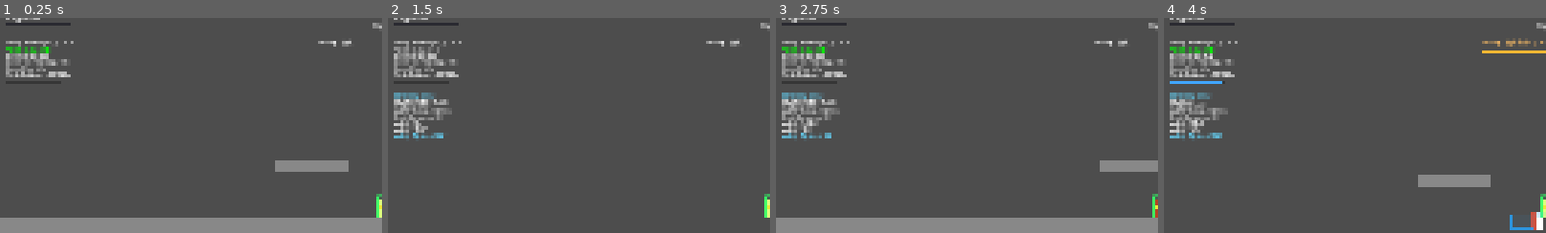
Above: before the commit, frames 1-4 (left to right).
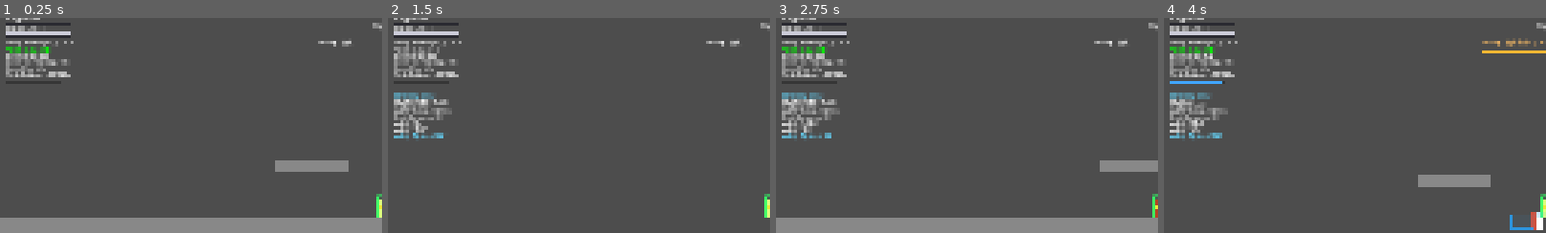
Above: after the commit, the same moments.

Repository: Guo3020/CombatLab
Game: Godot game, scene res://02_scenes/01_arena/main.tscn
The game is run twice, just before and just after one commit, with the same random seed, the same clock (stepped at 60 frames per second) and the same inputs.
Inputs (mouse positions are % of the whole screen's width and height, from its top left):
- Up to frame 1 (0.25 s): no input
- Up to frame 2 (1.5 s): tap Enter at 0.5 s; move the mouse to (72, 45) at 0.52 s; hold D (move_right) 0.53-1.25 s; hold Right mouse button (dodge) 0.53-1.25 s; click (72, 45) at 0.67 s; tap Up (jump) at 0.77 s; drag from (30, 55) to (73, 50) at 1.27 s
- Up to frame 3 (2.75 s): move the mouse to (60, 28) at 2.02 s; hold A (move_left) from 2.03 s (still down); tap Delete at 2.1 s
- Up to frame 4 (4 s): release A (move_left) at 2.75 s; drag from (45, 70) to (20, 35) at 2.77 s; move the mouse to (80, 65) at 3.52 s; hold D (move_right) from 3.53 s (still down); hold Right mouse button (dodge) from 3.53 s (still down); tap Up (jump) at 3.77 s
The pictures show only the part of the screen within x 0-50%, y 6-56%; the shares and areas given below are measured in that part.

The runs differ from the first frame. In frame 1, 0.7% of the frame differs, in the area x 1-19%, y 3-10%; in frame 2, 0.7%; in frame 3, 0.7%; in frame 4, 0.7%.

Commit message:
Add Decibel resource display to combat debug overlay

Diff:
--- a/03_scripts/04_debug/combat_debug_overlay.gd
+++ b/03_scripts/04_debug/combat_debug_overlay.gd
@@ -142,6 +142,7 @@
 	_draw_enemy_death_movement_info()
 	_draw_pending_combo_info()
 	_draw_energy()
+	_draw_decibel()
 	_draw_movement_info()
 	_draw_enemy_ai_info()
 	_draw_dash_charges()
@@ -1214,6 +1215,70 @@
 
 
 # ==================================================
+# 喧响值调试显示
+# ==================================================
+
+func _draw_decibel() -> void:
+	if not show_energy or player == null:
+		return
+
+	var current_decibel: float = float(
+		player.get("debug_decibel_current")
+	)
+
+	var max_decibel: float = float(
+		player.get("debug_decibel_max")
+	)
+
+	if max_decibel <= 0.0:
+		return
+
+	var decibel_ratio := clampf(
+		current_decibel / max_decibel,
+		0.0,
+		1.0
+	)
+
+	var bar_position := Vector2(20.0, 138.0)
+	var bar_size := Vector2(220.0, 12.0)
+
+	draw_string(
+		ThemeDB.fallback_font,
+		Vector2(20.0, 130.0),
+		"Decibel: %.0f / %.0f" % [
+			current_decibel,
+			max_decibel
+		],
+		HORIZONTAL_ALIGNMENT_LEFT,
+		-1,
+		16,
+		Color.WHITE
+	)
+
+	draw_rect(
+		Rect2(bar_position, bar_size),
+		Color(0.15, 0.15, 0.18, 0.9),
+		true
+	)
+
+	draw_rect(
+		Rect2(
+			bar_position,
+			Vector2(bar_size.x * decibel_ratio, bar_size.y)
+		),
+		Color(0.95, 0.65, 0.18),
+		true
+	)
+
+	draw_rect(
+		Rect2(bar_position, bar_size),
+		Color(0.8, 0.8, 0.85),
+		false,
+		1.0
+	)
+
+
+# ==================================================
 # Enemy AI 调试信息
 # ==================================================
 
